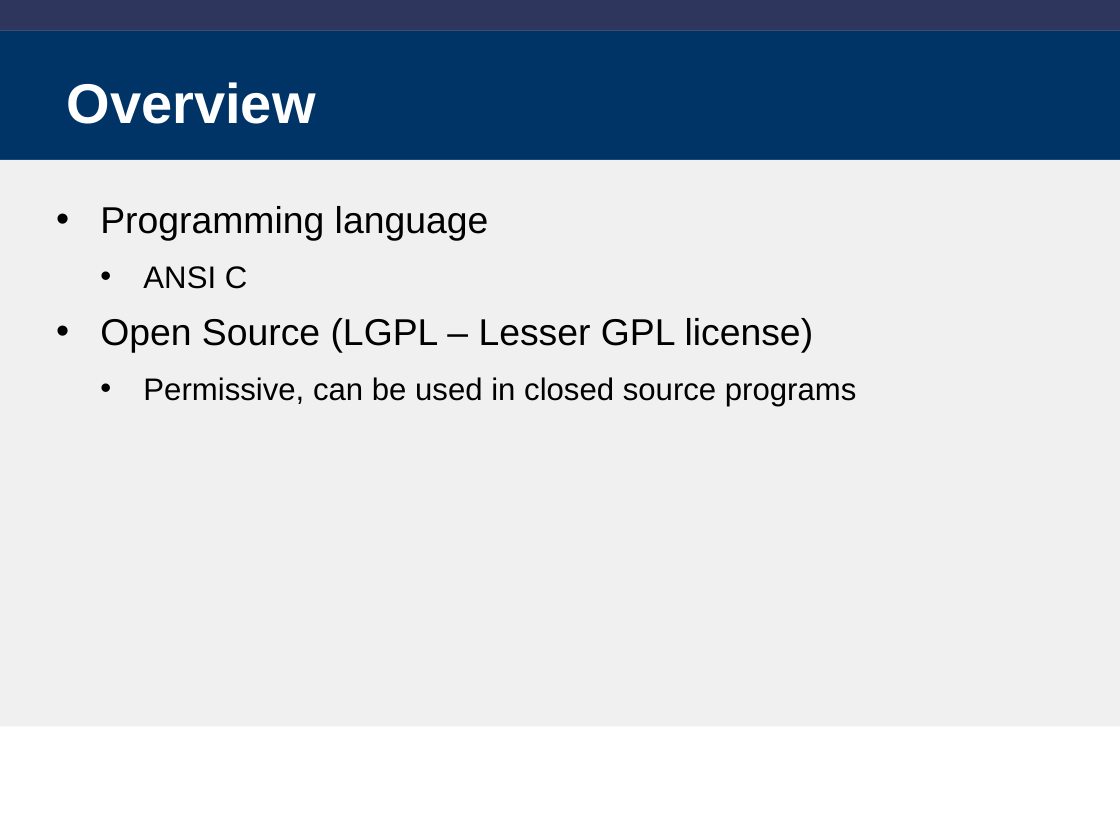
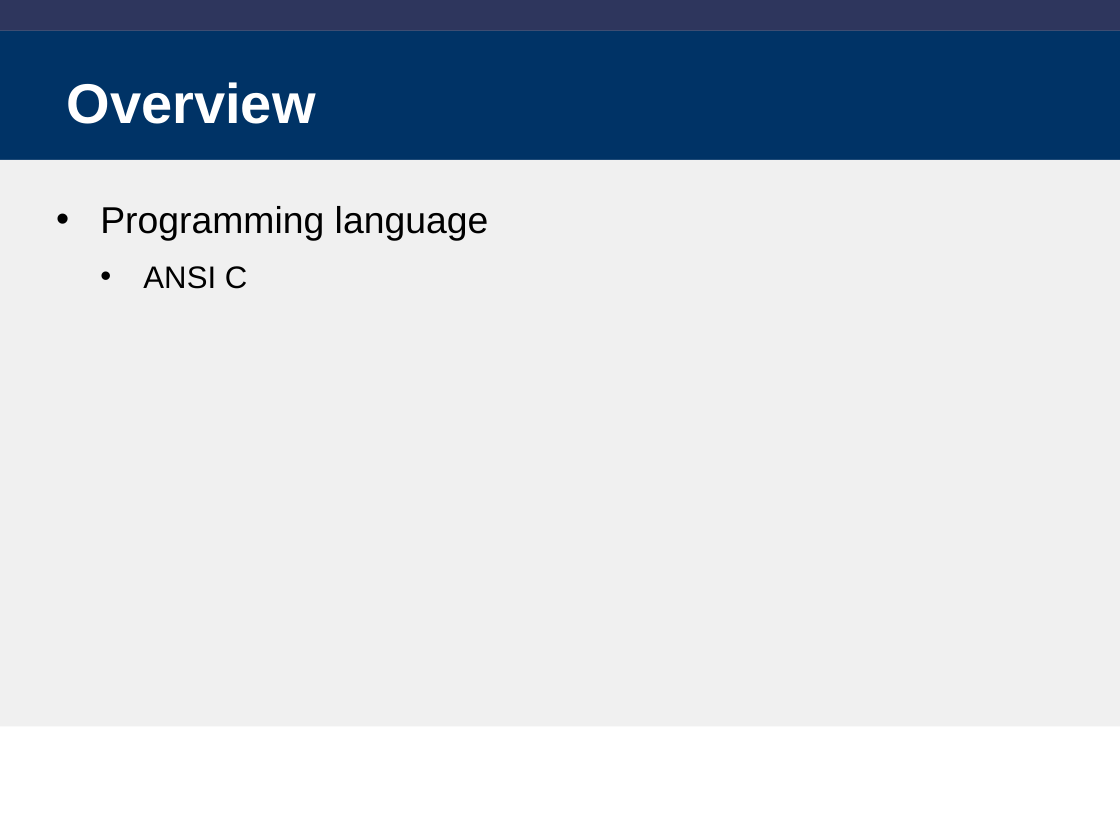
Before and after one commit to libm3l/libm3l, a slide deck: slide 4 of clibm-3l.ppt (slide 3 before the commit). Drawn at 1120x840 pixels with LibreOffice and Linux fonts; fonts in the diff are those of the drawing; background and template pictures are left out. Boxes give left, top, right and bottom in pixels: in the first picture for what was removed or moved away, otherwise in the second. Text is boxed around its words. In the diff, an @@ line names an element or a change of style, - is before the commit and + after.

```diff
--- a/clibm-3l.ppt
+++ b/clibm-3l.ppt
@@ text at box(100, 318, 857, 406): paragraphs removed @@
-• Open Source (LGPL – Lesser GPL license)
-  • Permissive, can be used in closed source programs
```
Also in this commit, not shown: 14 other slides changed, 7 slides added, 5 other files.
